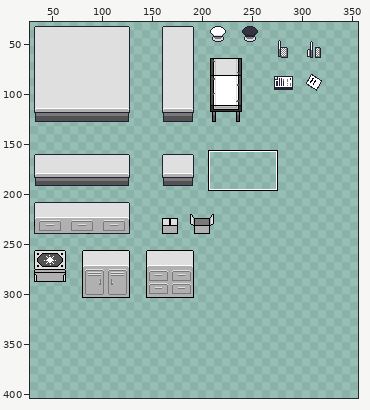
One commit to this sprite sheet: assets/furnishing.png. The first picture is a wide view before the edit; the outline marks the close-up.
Close-up. Old version:
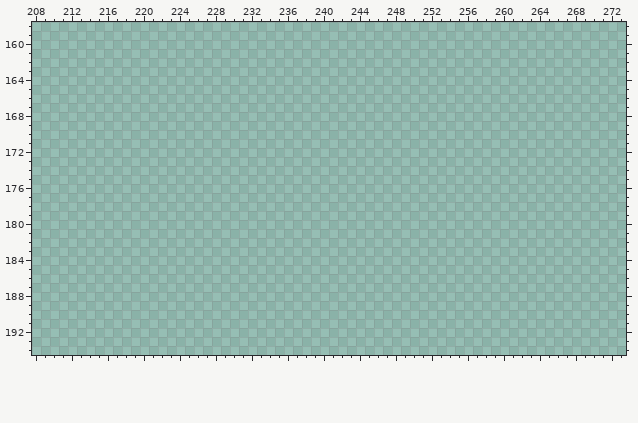
The file is 352x321 pixels. Colours within 5 levels of each other are drawn and written as one. Shown: x 208..273, y 158..194. The old version is drawn lined up with the new one, on the new canvas. The wide view leaves out empty margins. The commit also changed other parts of the picture, which this record leaves out.
Palette (. is transparent): 
Pixels before (only the part around the change), first column x 208:
158 ..................................................................
159 ..................................................................
160 ..................................................................
161 ..................................................................
162 ..................................................................
163 ..................................................................
164 ..................................................................
165 ..................................................................
166 ..................................................................
167 ..................................................................
168 ..................................................................
169 ..................................................................
170 ..................................................................
171 ..................................................................
172 ..................................................................
173 ..................................................................
174 ..................................................................
175 ..................................................................
176 ..................................................................
177 ..................................................................
178 ..................................................................
179 ..................................................................
180 ..................................................................
181 ..................................................................
182 ..................................................................
183 ..................................................................
184 ..................................................................
185 ..................................................................
186 ..................................................................
187 ..................................................................
188 ..................................................................
189 ..................................................................
190 ..................................................................
191 ..................................................................
192 ..................................................................
193 ..................................................................
194 ..................................................................
The same view after the edit:
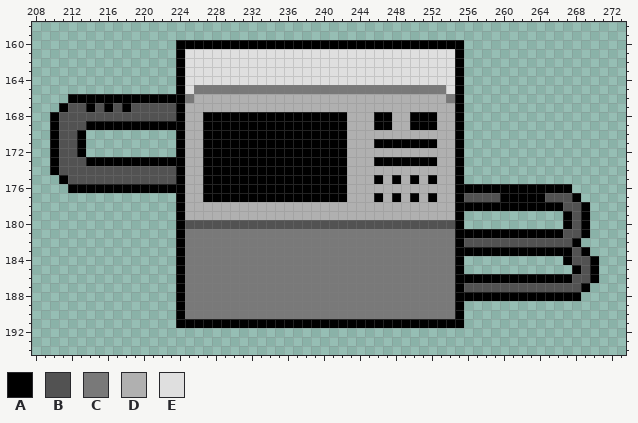
Colours new in this view: A #000000  B #525252  C #797979  D #b0b0b0  E #dfdfdf
Diff:
canvas 352x321 -> 948x537
Changed rows in their new state; - is an unchanged pixel.
first column x 210:
160 --------------AAAAAAAAAAAAAAAAAAAAAAAAAAAAAAAA---------------
161 --------------AEEEEEEEEEEEEEEEEEEEEEEEEEEEEEEA---------------
162 --------------AEEEEEEEEEEEEEEEEEEEEEEEEEEEEEEA---------------
163 --------------AEEEEEEEEEEEEEEEEEEEEEEEEEEEEEEA---------------
164 --------------AEEEEEEEEEEEEEEEEEEEEEEEEEEEEEEA---------------
165 --------------AECCCCCCCCCCCCCCCCCCCCCCCCCCCCEA---------------
166 --AAAAAAAAAAAAACDDDDDDDDDDDDDDDDDDDDDDDDDDDDCA---------------
167 -ABBABABABBBBBADDDDDDDDDDDDDDDDDDDDDDDDDDDDDDA---------------
168 ABBBBBBBBBBBBBADDAAAAAAAAAAAAAAAADDDAADDAAADDA---------------
169 ABBBAAAAAAAAAAADDAAAAAAAAAAAAAAAADDDAADDAAADDA---------------
170 ABBA----------ADDAAAAAAAAAAAAAAAADDDDDDDDDDDDA---------------
171 ABBA----------ADDAAAAAAAAAAAAAAAADDDAAAAAAADDA---------------
172 ABBA----------ADDAAAAAAAAAAAAAAAADDDDDDDDDDDDA---------------
173 ABBBAAAAAAAAAAADDAAAAAAAAAAAAAAAADDDAAAAAAADDA---------------
174 ABBBBBBBBBBBBBADDAAAAAAAAAAAAAAAADDDDDDDDDDDDA---------------
175 -ABBBBBBBBBBBBADDAAAAAAAAAAAAAAAADDDADADADADDA---------------
176 --AAAAAAAAAAAAADDAAAAAAAAAAAAAAAADDDDDDDDDDDDAAAAAAAAAAAAA---
177 --------------ADDAAAAAAAAAAAAAAAADDDADADADADDABBBBAAAAABBBA--
178 --------------ADDDDDDDDDDDDDDDDDDDDDDDDDDDDDDAAAAAAAAAAAABBA-
179 --------------ADDDDDDDDDDDDDDDDDDDDDDDDDDDDDDA-----------ABA-
180 --------------ABBBBBBBBBBBBBBBBBBBBBBBBBBBBBBA-----------ABA-
181 --------------ACCCCCCCCCCCCCCCCCCCCCCCCCCCCCCAAAAAAAAAAAABBA-
182 --------------ACCCCCCCCCCCCCCCCCCCCCCCCCCCCCCABBBBBBBBBBBBA--
183 --------------ACCCCCCCCCCCCCCCCCCCCCCCCCCCCCCAAAAAAAAAAAAABA-
184 --------------ACCCCCCCCCCCCCCCCCCCCCCCCCCCCCCA-----------ABBA
185 --------------ACCCCCCCCCCCCCCCCCCCCCCCCCCCCCCA------------ABA
186 --------------ACCCCCCCCCCCCCCCCCCCCCCCCCCCCCCAAAAAAAAAAAAABBA
187 --------------ACCCCCCCCCCCCCCCCCCCCCCCCCCCCCCABBBBBBBBBBBBBA-
188 --------------ACCCCCCCCCCCCCCCCCCCCCCCCCCCCCCAAAAAAAAAAAAAA--
189 --------------ACCCCCCCCCCCCCCCCCCCCCCCCCCCCCCA---------------
190 --------------ACCCCCCCCCCCCCCCCCCCCCCCCCCCCCCA---------------
191 --------------AAAAAAAAAAAAAAAAAAAAAAAAAAAAAAAA---------------
Where, in picture pixels (left, top, right, bottom), the same in both close-ups:
added: (50, 40, 599, 328)
